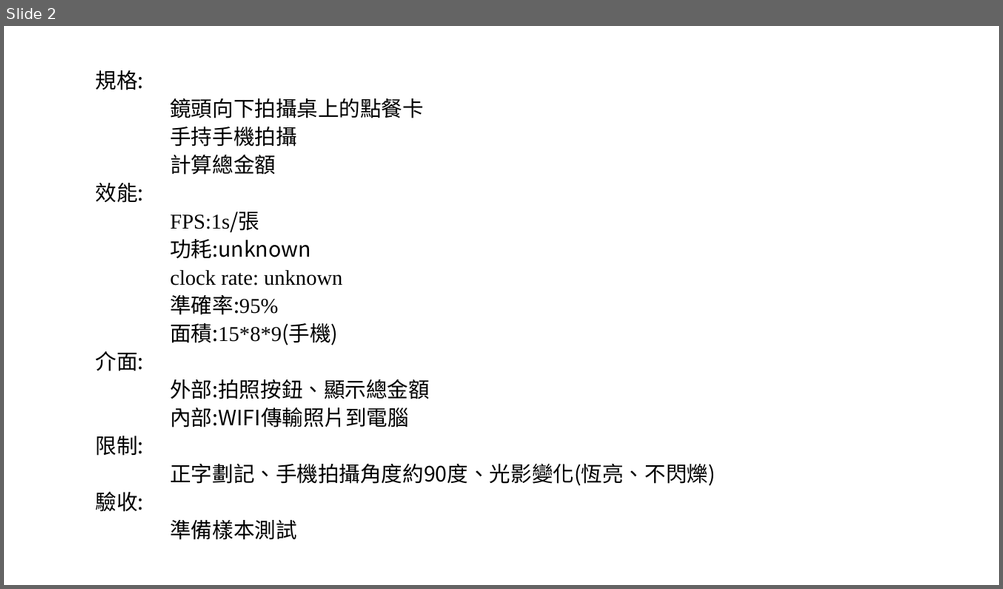
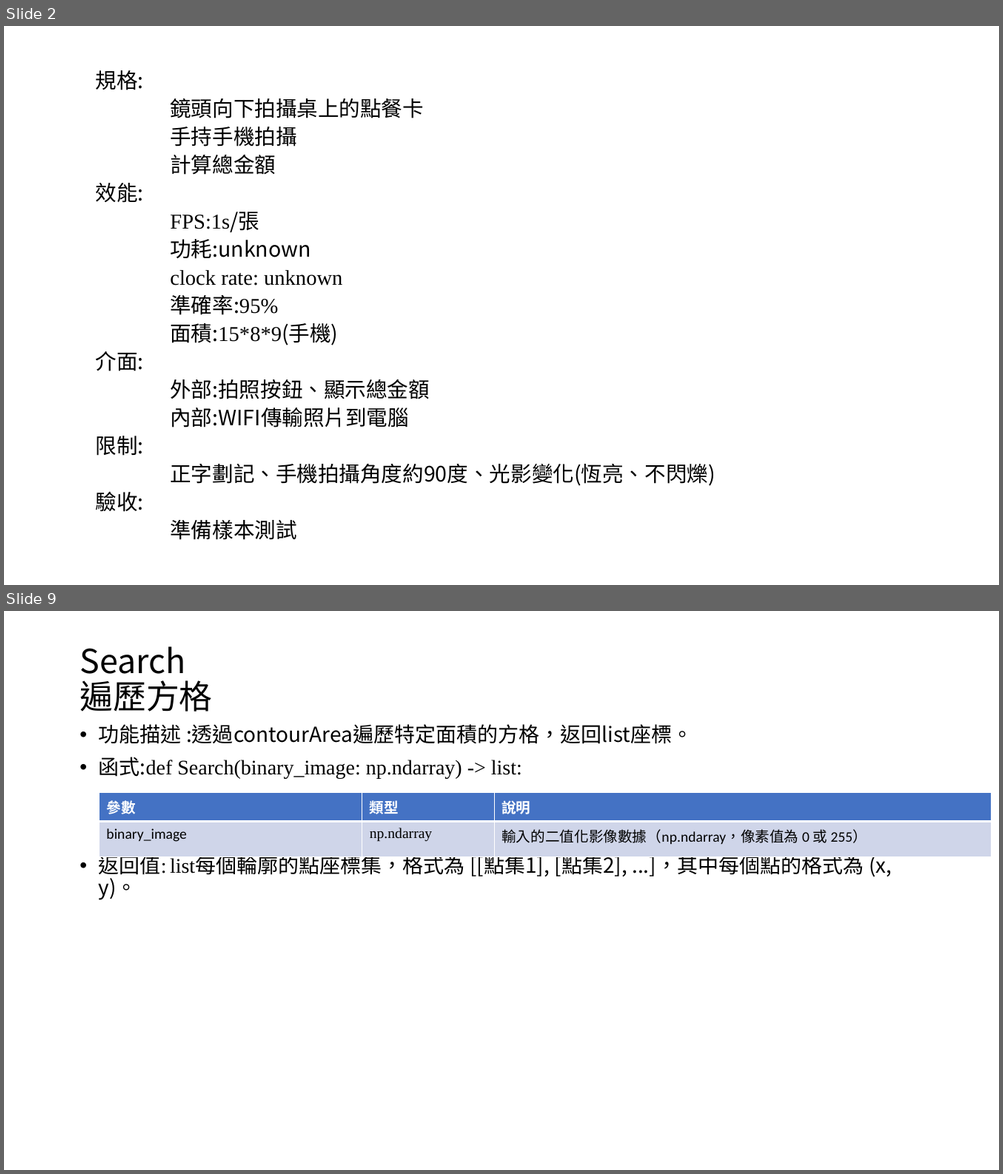
Before and after one commit to austin9328/Embedded_system, a slide deck: final_project/影像辨識 final_project.pptx. Shown one above the other, each under a label of ours: slide 2 before the commit, slides 2 and 9 after it; the slides between them are not shown. The pictures are 1003x589 and 1003x1174 pixels, drawn with LibreOffice and Linux fonts; fonts in the diff are those of the drawing. Boxes give left, top, right and bottom in pixels: in the first picture for what was removed or moved away, otherwise in the second. Text is boxed around its words. In the diff, an @@ line names an element or a change of style, - is before the commit and + after.

```diff
--- a/final_project/影像辨識 final_project.pptx
+++ b/final_project/影像辨識 final_project.pptx
@@ slide 9 added at (4, 611, 999, 1170), background #FFFFFF @@
@@ title added at (79, 647, 212, 712), 32 pt, text #000000 @@
+Search
+遍歷方格
@@ text added at (99, 724, 891, 900), 20 pt, text #000000 @@
+• 功能描述 :透過contourArea遍歷特定面積的方格，返回list座標。
+• 函式:def Search(binary_image: np.ndarray) -> list:
+• 返回值: list每個輪廓的點座標集，格式為 [[點集1], [點集2], ...]，其中每個點的格式為 (x, y)。
@@ table added at (99, 793, 991, 854), 2 rows, 3 columns @@
+參數 | 類型 | 說明
+binary_image | np.ndarray | 輸入的二值化影像數據（np.ndarray，像素值為 0 或 255）
```
Also in this commit, not shown: 7 slides changed, 2 other slides added, 3 slides removed.
